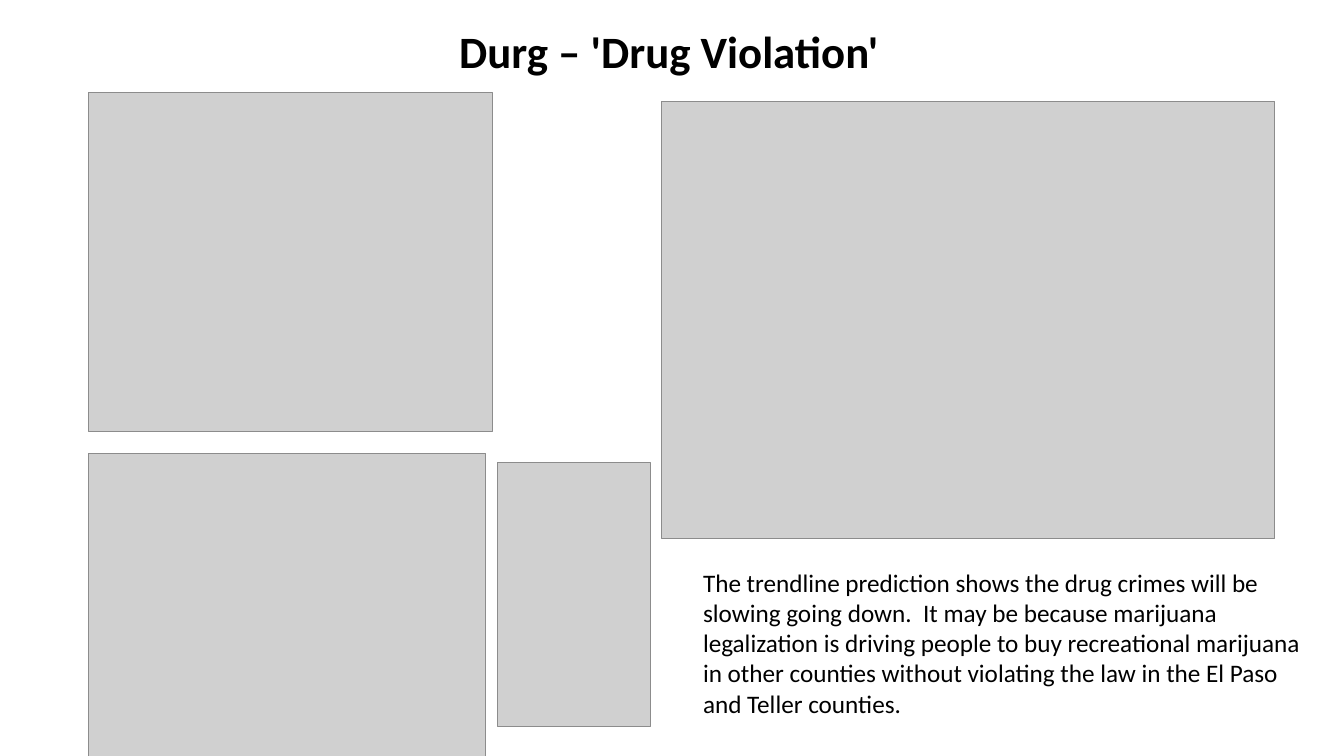
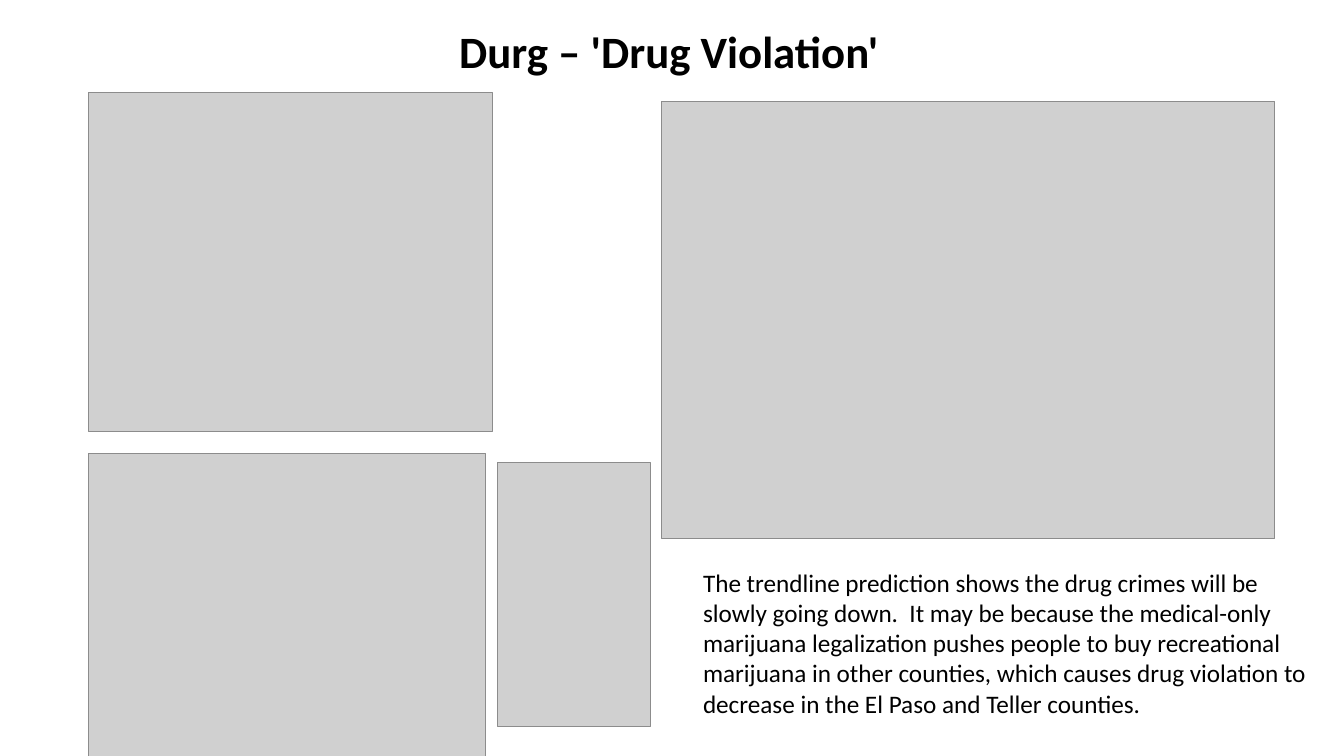
Before and after one commit to c-li0n/Project1, a slide deck: slide 4 of Crime_Comparisons_and_Trends.pptx. Drawn at 1344x756 pixels with LibreOffice and Linux fonts; fonts in the diff are those of the drawing; grey boxes stand for pictures. Boxes give left, top, right and bottom in pixels: in the first picture for what was removed or moved away, otherwise in the second. Text is boxed around its words. In the diff, an @@ line names an element or a change of style, - is before the commit and + after.

```diff
--- a/Crime_Comparisons_and_Trends.pptx
+++ b/Crime_Comparisons_and_Trends.pptx
@@ text at bbox=[703, 574, 1305, 714]: text changed @@
-The trendline prediction shows the drug crimes will be slowing going down. It may be because marijuana legalization is driving people to buy recreational marijuana in other counties without violating the law in the El Paso and Teller counties.
+The trendline prediction shows the drug crimes will be slowly going down. It may be because the medical-only marijuana legalization pushes people to buy recreational marijuana in other counties, which causes drug violation to decrease in the El Paso and Teller counties.
```
Also in this commit, not shown: 2 other slides changed, 1 other file.
